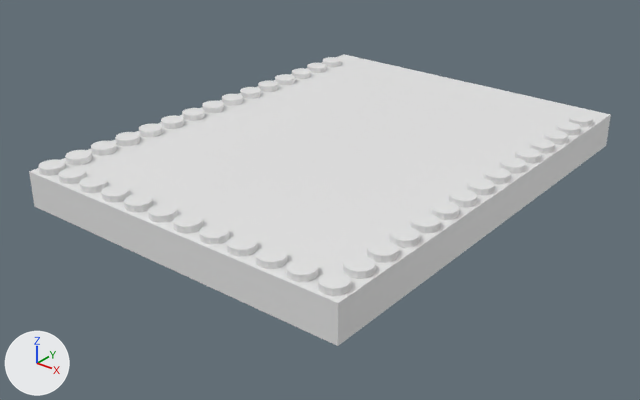
Two versions of the FBX model Assets/05_Models/Props/Lego_12x16x1.fbx, one commit apart.
The view is the same before and after, from a camera (50 mm lens) standing at (2.23, -10.56, 0.96) and looking at (-1.12, -6.37, -1.63). The axes (+X, +Y, +Z) are drawn at lower left. The lights are the same throughout.

Names of what the first picture shows: 'Lego_12x16x1'.
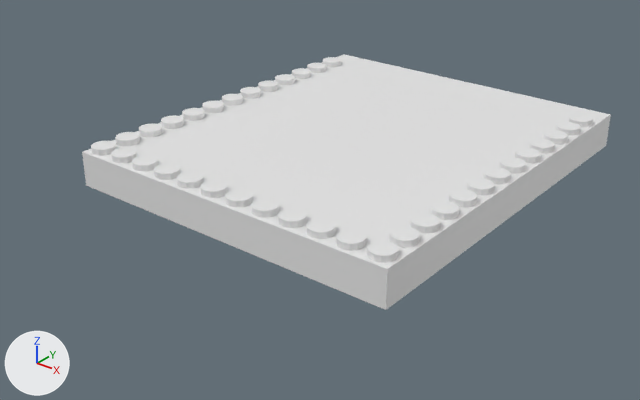
The change, as a diff of the scene's bpy script:
```diff
--- a/Assets/05_Models/Props/Lego_12x16x1.fbx.py
+++ b/Assets/05_Models/Props/Lego_12x16x1.fbx.py
@@ me_cube_774 @@
 me_cube_774.from_pydata(...)  # 976 vertices, 534 faces; spans x -1.2..1.2, y -1.59..1.61, z -0.14..0.14
 # used by ob_lego_12x16x1; location = (-1.092, -6.178, -1.359)
 # verts and faces of me_cube_774; kept vertices keep their numbers, new ones are numbered from 976
 # before: 2 (1.15, -1.57, -0.14), 3 (1.2, -1.59, 0.1) at pixel (338, 303), 6 (-1.15, -1.57, -0.14), 7 (-1.2, -1.59, 0.1) at pixel (29, 171), 8 (1.2, -1.59, -0.14) at pixel (337, 346)
 # before: 10 (-1.2, -1.59, -0.14) at pixel (34, 206), 12 (1.15, -1.57, -0.1), 14 (-1.15, -1.57, -0.1)
+# me_cube_774 part 1: the loose piece of 24 vertices spanning x -0.98..-0.82, y -1.57..-1.41, z 0.1..0.14 is moved by (0.0, 0.4, 0.0)
+# me_cube_774 part 2: the loose piece of 24 vertices spanning x 0.82..0.98, y -1.57..-1.41, z 0.1..0.14 is moved by (0.0, 0.4, 0.0)
+# me_cube_774 part 3: the loose piece of 24 vertices spanning x 0.62..0.78, y -1.57..-1.41, z 0.1..0.14 is moved by (0.0, 0.4, 0.0)
+# me_cube_774 part 4: the loose piece of 24 vertices spanning x 0.42..0.58, y -1.57..-1.41, z 0.1..0.14 is moved by (0.0, 0.4, 0.0)
+# me_cube_774 part 5: the loose piece of 24 vertices spanning x 0.22..0.38, y -1.57..-1.41, z 0.1..0.14 is moved by (0.0, 0.4, 0.0)
+# me_cube_774 part 6: the loose piece of 24 vertices spanning x 0.02..0.18, y -1.57..-1.41, z 0.1..0.14 is moved by (0.0, 0.4, 0.0)
+# me_cube_774 part 7: the loose piece of 24 vertices spanning x -0.18..-0.02, y -1.57..-1.41, z 0.1..0.14 is moved by (0.0, 0.4, 0.0)
+# me_cube_774 part 8: the loose piece of 24 vertices spanning x -0.38..-0.22, y -1.57..-1.41, z 0.1..0.14 is moved by (0.0, 0.4, 0.0)
+# me_cube_774 part 9: the loose piece of 24 vertices spanning x -0.58..-0.42, y -1.57..-1.41, z 0.1..0.14 is moved by (0.0, 0.4, 0.0)
+# me_cube_774 part 10: the loose piece of 24 vertices spanning x -0.78..-0.62, y -1.57..-1.41, z 0.1..0.14 is moved by (0.0, 0.4, 0.0)
+# me_cube_774 part 11: the loose piece of 24 vertices spanning x -1.18..-1.02, y -1.37..-1.21, z 0.1..0.14 is deleted
+# me_cube_774 part 12: the loose piece of 24 vertices spanning x 1.02..1.18, y -1.57..-1.41, z 0.1..0.14 is deleted
+# me_cube_774 part 13: the loose piece of 24 vertices spanning x -1.18..-1.02, y -1.57..-1.41, z 0.1..0.14 is deleted
+# me_cube_774 part 14: the loose piece of 24 vertices spanning x 1.02..1.18, y -1.37..-1.21, z 0.1..0.14 is deleted
+# me_cube_774 part 15
+for i in [2, 3, 6, 7, 8, 10, 12, 14]: verts[i] += (0.0, 0.4, 0.0)
```

What differs and where, as boxes (x1, y1, x2, y2) in the pictures (640 x 400 px; the box of a moved part takes in the faces that stretch with it):
'Lego_12x16x1', reshaped (9% narrower, 12% shorter)
    before: (29, 54, 611, 346)
    after: (82, 54, 611, 310)
part 1 of me_cube_774, moved or reshaped
    before: (58, 167, 86, 184)
    after: (111, 148, 137, 163)
part 2 of me_cube_774, moved or reshaped
    before: (286, 259, 318, 282)
    after: (336, 229, 367, 251)
part 3 of me_cube_774, moved or reshaped
    before: (256, 247, 287, 269)
    after: (306, 219, 336, 239)
part 4 of me_cube_774, moved or reshaped
    before: (227, 235, 258, 257)
    after: (278, 208, 307, 228)
part 5 of me_cube_774, moved or reshaped
    before: (200, 224, 230, 245)
    after: (251, 199, 279, 218)
part 6 of me_cube_774, moved or reshaped
    before: (173, 213, 203, 234)
    after: (225, 189, 253, 208)
part 7 of me_cube_774, moved or reshaped
    before: (148, 203, 177, 223)
    after: (201, 180, 228, 198)
part 8 of me_cube_774, moved or reshaped
    before: (124, 194, 153, 212)
    after: (177, 172, 203, 189)
part 9 of me_cube_774, moved or reshaped
    before: (101, 185, 130, 203)
    after: (154, 163, 180, 180)
part 10 of me_cube_774, moved or reshaped
    before: (79, 176, 108, 193)
    after: (132, 155, 158, 171)
part 11 of me_cube_774, deleted
    before: (65, 150, 92, 165)
part 12 of me_cube_774, deleted
    before: (318, 272, 351, 296)
part 13 of me_cube_774, deleted
    before: (38, 159, 66, 176)
part 14 of me_cube_774, deleted
    before: (343, 256, 376, 279)
part 15 of me_cube_774, moved or reshaped
    before: (29, 145, 390, 346)
    after: (82, 145, 390, 310)
